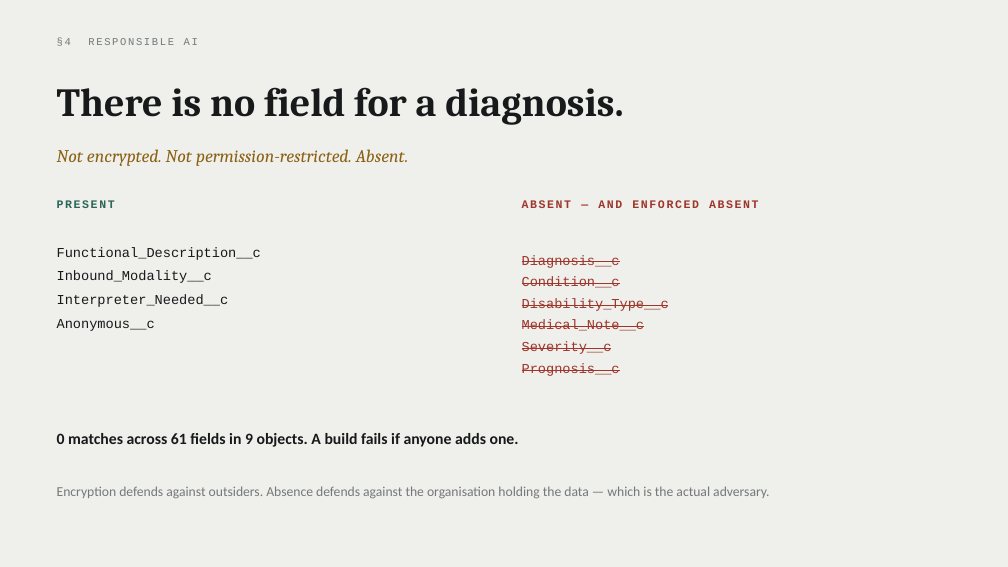
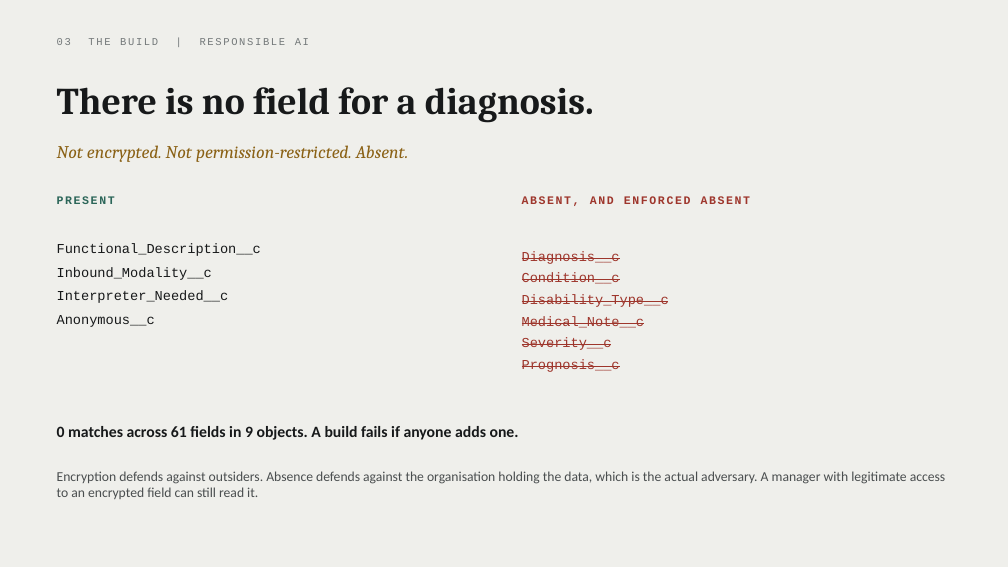
Before and after one commit to parthsevak2/curb-cut, a slide deck: slide 10 of submission/Curb-Cut.pptx (slide 5 before the commit). Drawn at 1008x567 pixels with LibreOffice and Linux fonts; fonts in the diff are those of the drawing. Boxes give left, top, right and bottom in pixels: in the first picture for what was removed or moved away, otherwise in the second. Text is boxed around its words. In the diff, an @@ line names an element or a change of style, - is before the commit and + after.

```diff
--- a/submission/Curb-Cut.pptx
+++ b/submission/Curb-Cut.pptx
@@ text "There is no field for ..." at box(57, 87, 594, 122): size 38 to 36 pt @@
@@ text at box(57, 38, 309, 45): text changed @@
-§4 RESPONSIBLE AI
+03 THE BUILD | RESPONSIBLE AI
@@ text at box(522, 196, 751, 206): text changed @@
-ABSENT — AND ENFORCED ABSENT
+ABSENT, AND ENFORCED ABSENT
@@ 4 texts: place and size @@
-4 texts at box(57, 149, 669, 376)
+4 texts at box(57, 145, 669, 372)
@@ text "0 matches across 61 fields ...": place and size @@
-text "0 matches across 61 fields ..." at box(57, 433, 519, 447)
+text "0 matches across 61 fields ..." at box(57, 426, 519, 440)
@@ text at box(57, 471, 945, 499): text changed; text colour #74797A to #4A4E4F @@
-Encryption defends against outsiders. Absence defends against the organisation holding the data — which is the actual adversary.
+Encryption defends against outsiders. Absence defends against the organisation holding the data, which is the actual adversary. A manager with legitimate access to an encrypted field can still read it.
```
Also in this commit, not shown: 6 other slides changed, 10 slides added, 6 slides removed.
